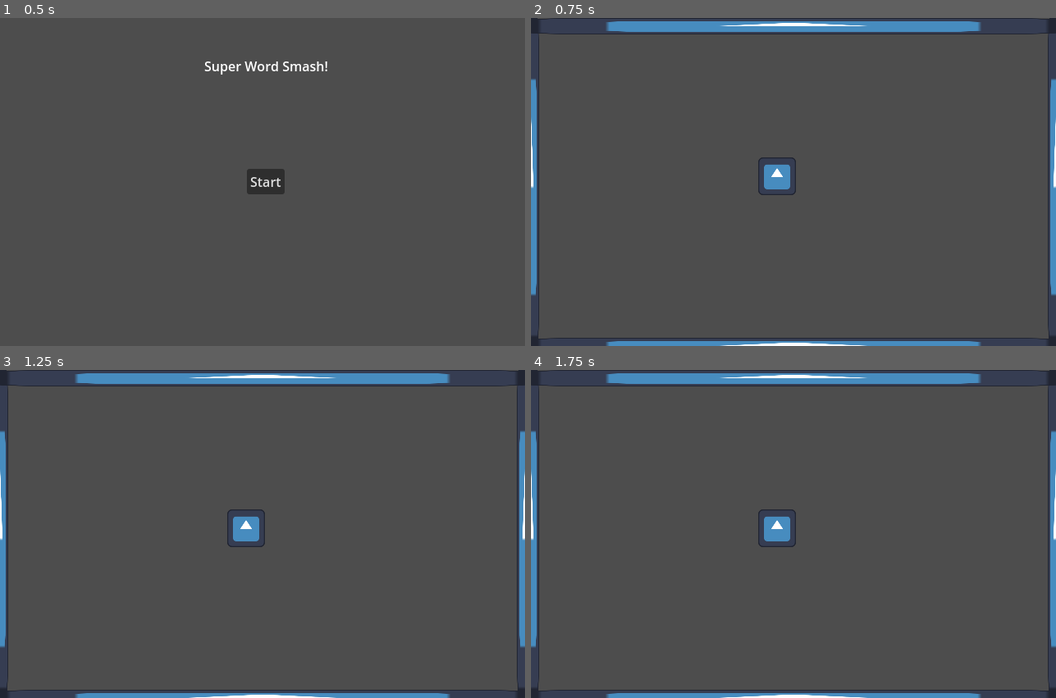
Above: before the commit, frames 1-4 (two rows, left to right).
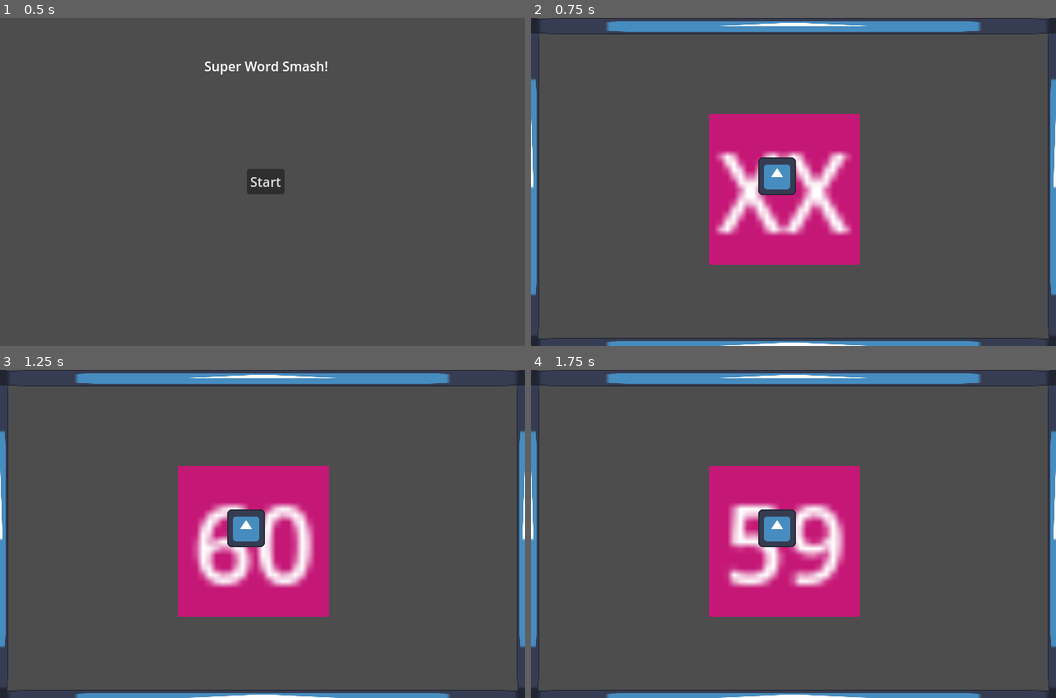
Above: after the commit, the same moments.

Repository: ozbonus/super_word_smash
Game: Godot game, scene res://GameManager.tscn
Same seed, same stepped clock (60 frames per second), same inputs: the game is played once before the commit and once after it. The engine's default icon, where the game draws it, is replaced by a stand-in: a white triangle on a blue panel in a dark square.
Inputs:
- Up to frame 1 (0.5 s): no input
- Up to frame 2 (0.75 s): click "Start" at 0.5 s
- Up to frame 3 (1.25 s): no input
- Up to frame 4 (1.75 s): tap Enter at 1.25 s

Frame 1 is identical in both runs. In frame 2, 12% of the frame differs, in the area x 33-63%, y 29-76%; in frame 3, 12%; in frame 4, 12%.

Commit message:
Add on screen timer widget to levels.

Diff:
--- a/components/level_frame.tscn
+++ b/components/level_frame.tscn
@@ -1,6 +1,7 @@
-[gd_scene load_steps=4 format=3 uid="uid://bkto5wvbsr7iq"]
+[gd_scene load_steps=5 format=3 uid="uid://bkto5wvbsr7iq"]
 
 [ext_resource type="Texture2D" uid="uid://ba050dm6op475" path="res://icon.svg" id="1_41tqr"]
+[ext_resource type="PackedScene" uid="uid://c7k8x62jmyhfw" path="res://components/on_screen_timer.tscn" id="2_r7g7t"]
 
 [sub_resource type="RectangleShape2D" id="RectangleShape2D_r7g7t"]
 size = Vector2(20, 400)
@@ -9,6 +10,9 @@
 size = Vector2(660, 20)
 
 [node name="LevelFrame" type="Node2D"]
+
+[node name="OnScreenTimer" parent="." instance=ExtResource("2_r7g7t")]
+position = Vector2(217, 117)
 
 [node name="StaticBody2D" type="StaticBody2D" parent="."]
 
